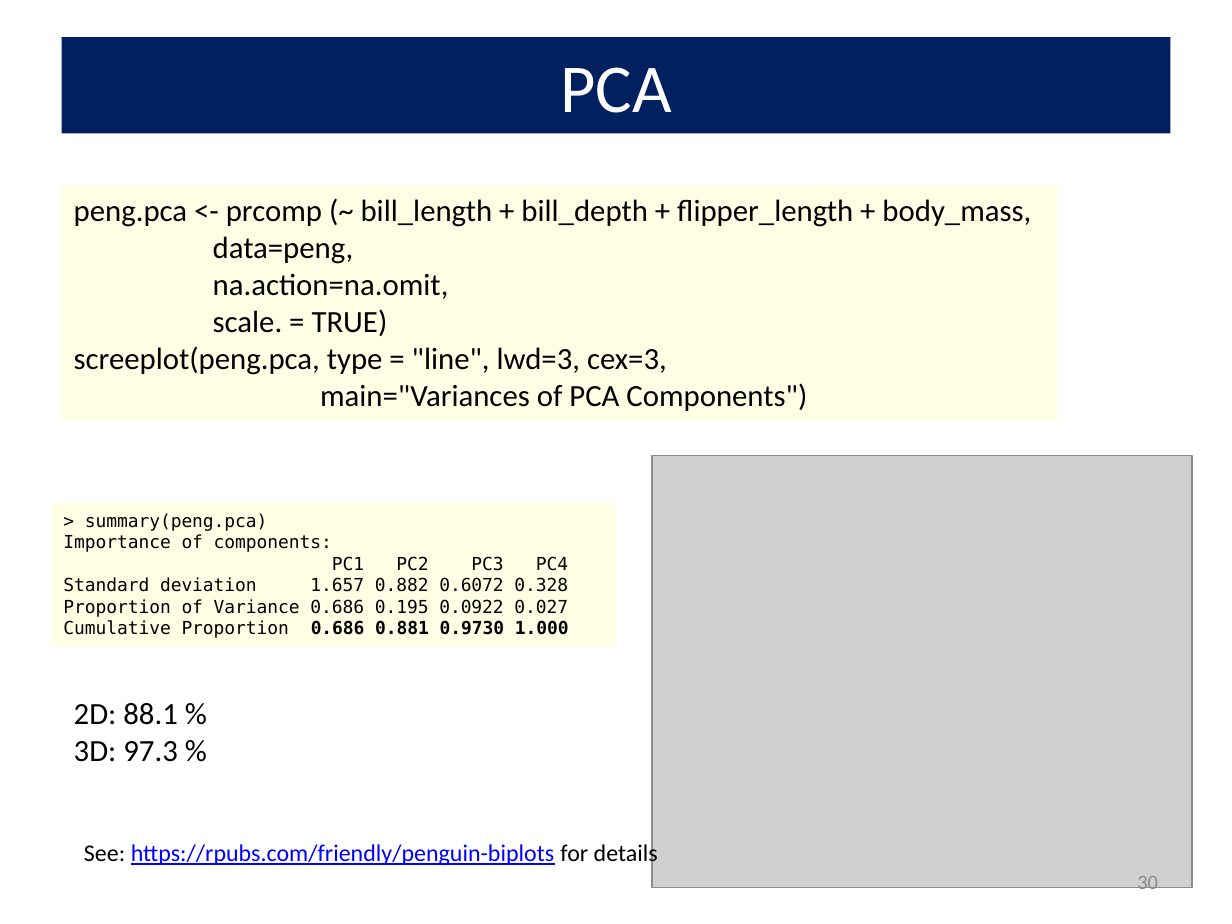
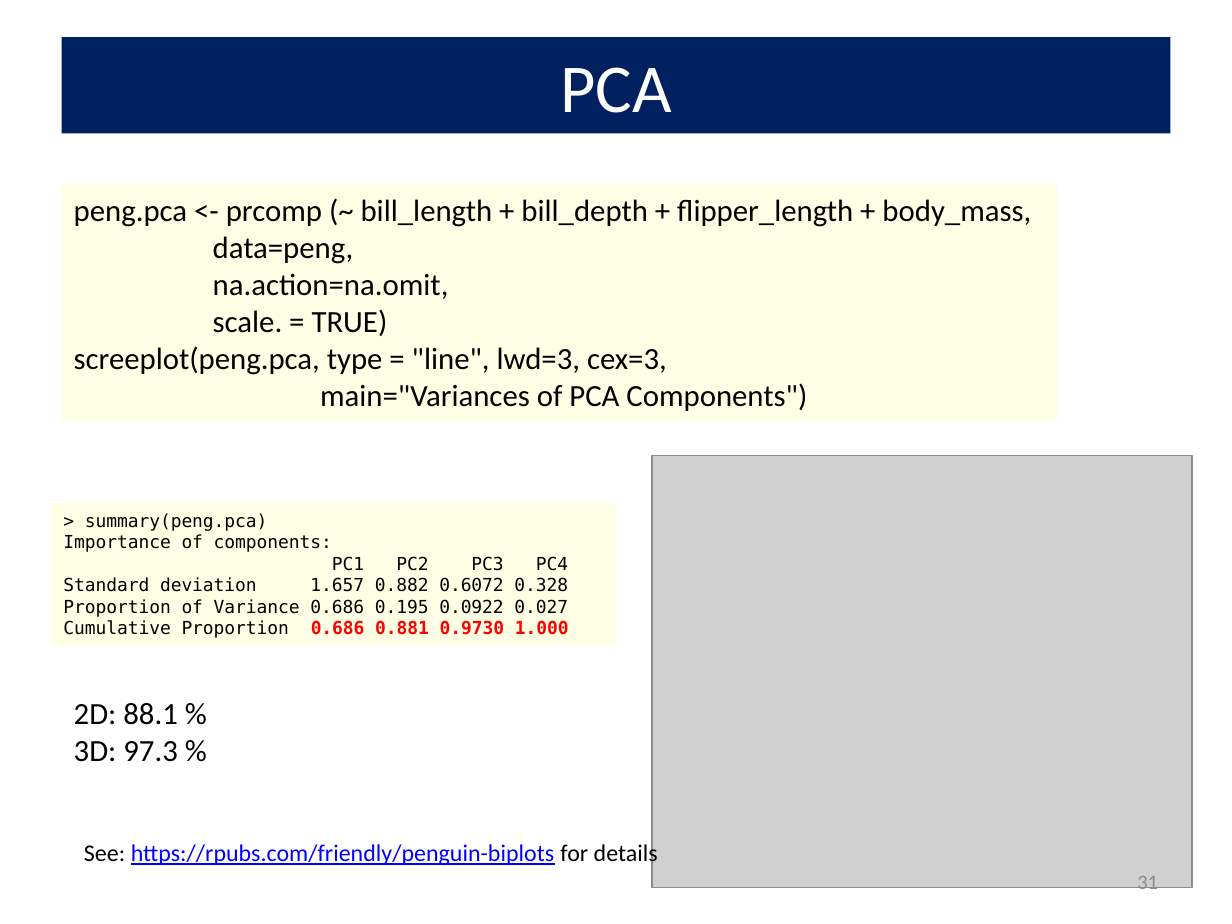
Before and after one commit to friendly/VisMLM-course, a slide deck: slide 31 of lectures/lecture2.pptx (slide 30 before the commit). Drawn at 1232x924 pixels with LibreOffice and Linux fonts; fonts in the diff are those of the drawing; grey boxes stand for pictures. Boxes give left, top, right and bottom in pixels: in the first picture for what was removed or moved away, otherwise in the second. Text is boxed around its words. In the diff, an @@ line names an element or a change of style, - is before the commit and + after.

```diff
--- a/lectures/lecture2.pptx
+++ b/lectures/lecture2.pptx
@@ text in rectangle at (63, 620, 569, 638): text colour #000000 to #FF0000 in "0.686 0.881 0.9730 1.000" @@
@@ page number at (1137, 876, 1158, 895): text changed @@
-30
+31
```
Also in this commit, not shown: 3 other slides changed, 1 slide added, 6 other files.
